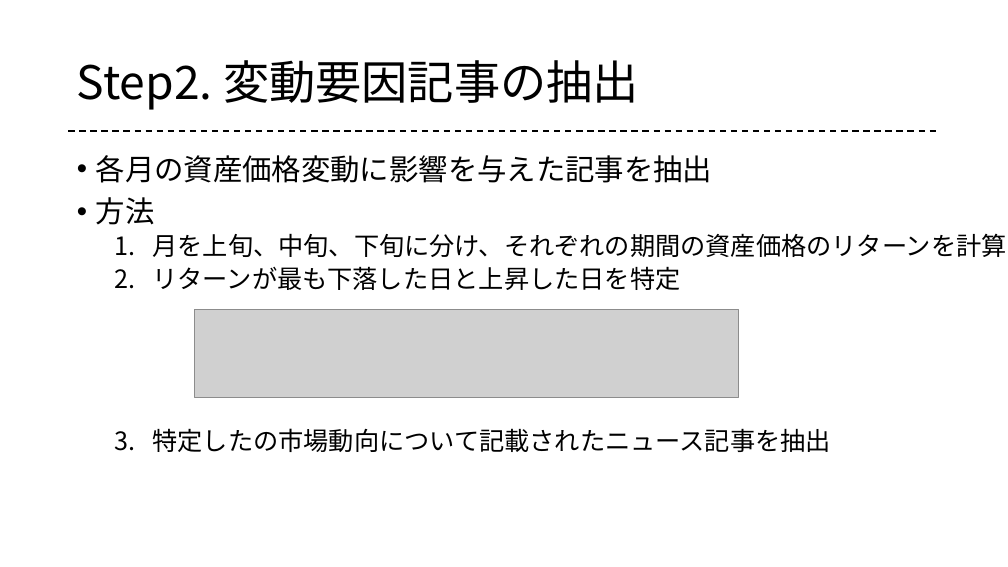
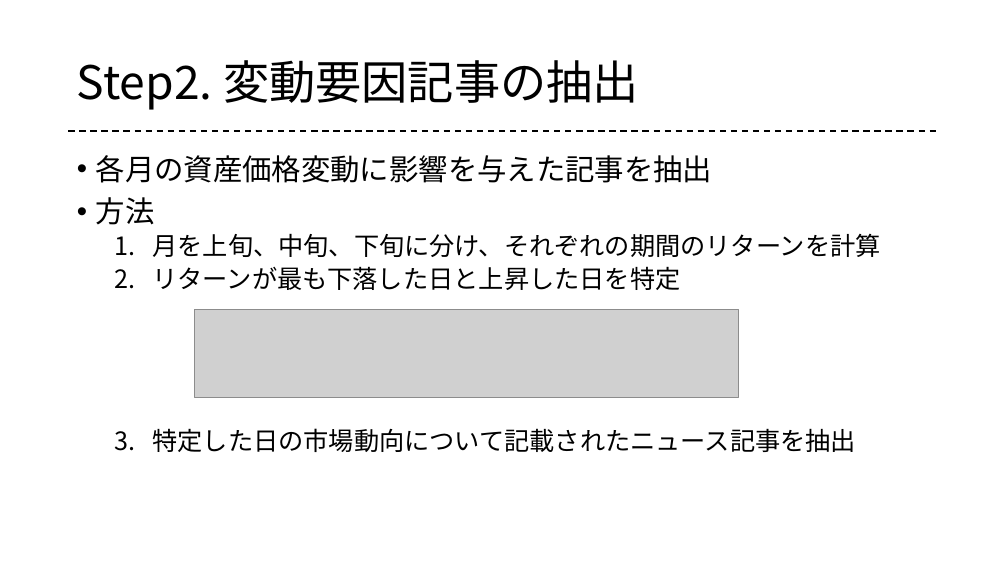
Before and after one commit to gakky0315/-, a slide deck: slide 9 of 技術調査.pptx. Drawn at 1008x567 pixels with LibreOffice and Linux fonts; fonts in the diff are those of the drawing; grey boxes stand for pictures. Boxes give left, top, right and bottom in pixels: in the first picture for what was removed or moved away, otherwise in the second. Text is boxed around its words. In the diff, an @@ line names an element or a change of style, - is before the commit and + after.

```diff
--- a/技術調査.pptx
+++ b/技術調査.pptx
@@ text at box(152, 233, 880, 257): text changed @@
-  1. 月を上旬、中旬、下旬に分け、それぞれの期間の資産価格のリターンを計算
+  1. 月を上旬、中旬、下旬に分け、それぞれの期間のリターンを計算
@@ text at box(152, 428, 856, 452): text changed @@
-  3. 特定したの市場動向について記載されたニュース記事を抽出
+  3. 特定した日の市場動向について記載されたニュース記事を抽出
```
Also in this commit, not shown: 10 other slides changed, 1 slide added, 1 other file.
